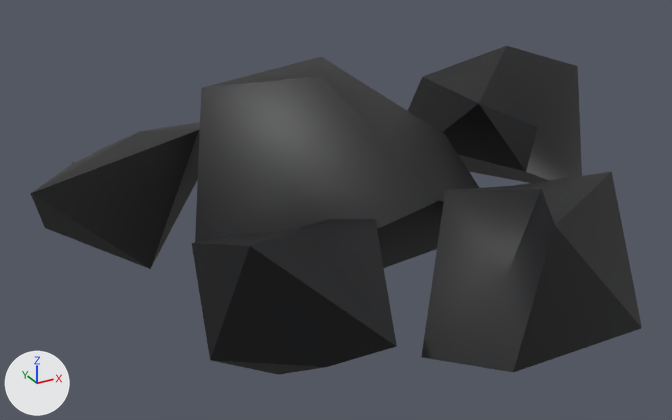
The glTF model assets/models/prop_scree.glb as it was, and as the next commit left it.
The view is the same before and after, from a camera (50 mm lens) standing at (-1.36, -2.49, 1.5) and looking at (-0.04, -0.08, 0.3). Every picture has the same lights, and +X, +Y and +Z are marked at lower left. The older version comes first. Vertices at exactly the same position are counted once.

The first picture shows 'prop'.
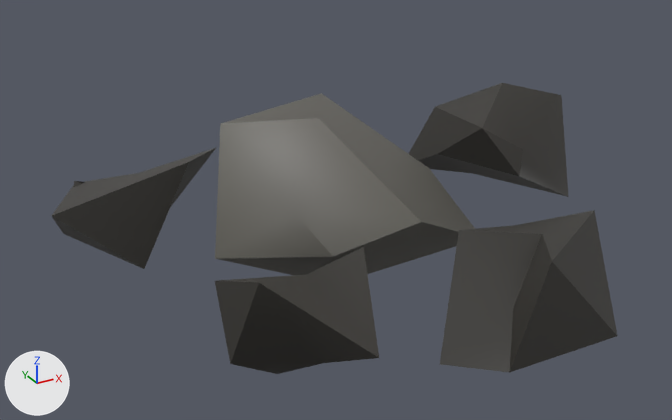
The change, as a diff of the scene's bpy script:
```diff
--- a/assets/models/prop_scree.glb.py
+++ b/assets/models/prop_scree.glb.py
@@ me_prop @@
 # used by ob_prop; location = (0.0, 0.0, 0.0)
-me_prop.from_pydata(...)  # 120 vertices, 200 faces; spans x -0.92..1.13, y -0.92..0.68, z 0.0..0.75
+me_prop.from_pydata(...)  # 60 vertices, 100 faces; spans x -0.87..1.08, y -0.88..0.68, z 0.0..0.61
+# me_prop part 1: the loose piece of 12 vertices spanning x -0.46..0.4, y -0.45..0.28, z 0.1..0.68 is moved by (0.0, 0.0, -0.07)
+# me_prop part 2: the loose piece of 12 vertices spanning x 0.54..1.08, y -0.11..0.6, z 0.16..0.62 is moved by (0.0, 0.0, -0.07)
+# me_prop part 3: the loose piece of 12 vertices spanning x -0.87..-0.26, y 0.16..0.68, z 0.18..0.49 is moved by (0.0, 0.0, -0.07)
+# me_prop part 4: the loose piece of 12 vertices spanning x -0.06..0.53, y -0.88..-0.45, z 0.12..0.46 is moved by (0.0, 0.0, -0.07)
+# me_prop part 5: the loose piece of 12 vertices spanning x -0.57..-0.15, y -0.78..-0.26, z 0.07..0.44 is moved by (0.0, 0.0, -0.07)
+# me_prop part 6: the loose piece of 12 vertices spanning x -0.12..0.59, y -0.92..-0.39, z 0.05..0.52 is deleted
+# me_prop part 7: the loose piece of 12 vertices spanning x 0.48..1.13, y -0.17..0.66, z 0.12..0.69 is deleted
+# me_prop part 8: the loose piece of 12 vertices spanning x -0.63..-0.1, y -0.85..-0.2, z 0.0..0.49 is deleted
+# me_prop part 9: the loose piece of 12 vertices spanning x -0.92..-0.19, y 0.11..0.61, z 0.12..0.54 is deleted
+# me_prop part 10: the loose piece of 12 vertices spanning x -0.53..0.45, y -0.51..0.34, z 0.03..0.75 is deleted
 me_prop.materials.append(mat_defaultmaterial)
```

Changed parts and their boxes (x1, y1, x2, y2) in the pictures (672 x 420 px; the box of a moved part takes in the faces that stretch with it):
'prop', reshaped (8% narrower, 12% shorter)
    before: (31, 46, 642, 375)
    after: (52, 83, 617, 374)
part 1 of me_prop, moved or reshaped (not visible before)
    after: (215, 93, 475, 275)
part 2 of me_prop, moved or reshaped (not visible before)
    after: (409, 83, 569, 197)
part 3 of me_prop, moved or reshaped (not visible before)
    after: (52, 147, 217, 269)
part 4 of me_prop, moved or reshaped (not visible before)
    after: (440, 210, 617, 372)
part 5 of me_prop, moved or reshaped (not visible before)
    after: (215, 247, 379, 374)
part 6 of me_prop, deleted
    before: (421, 172, 642, 372)
part 7 of me_prop, deleted
    before: (408, 46, 582, 183)
part 8 of me_prop, deleted
    before: (192, 219, 397, 375)
part 9 of me_prop, deleted
    before: (31, 122, 200, 269)
part 10 of me_prop, deleted
    before: (195, 57, 479, 268)
